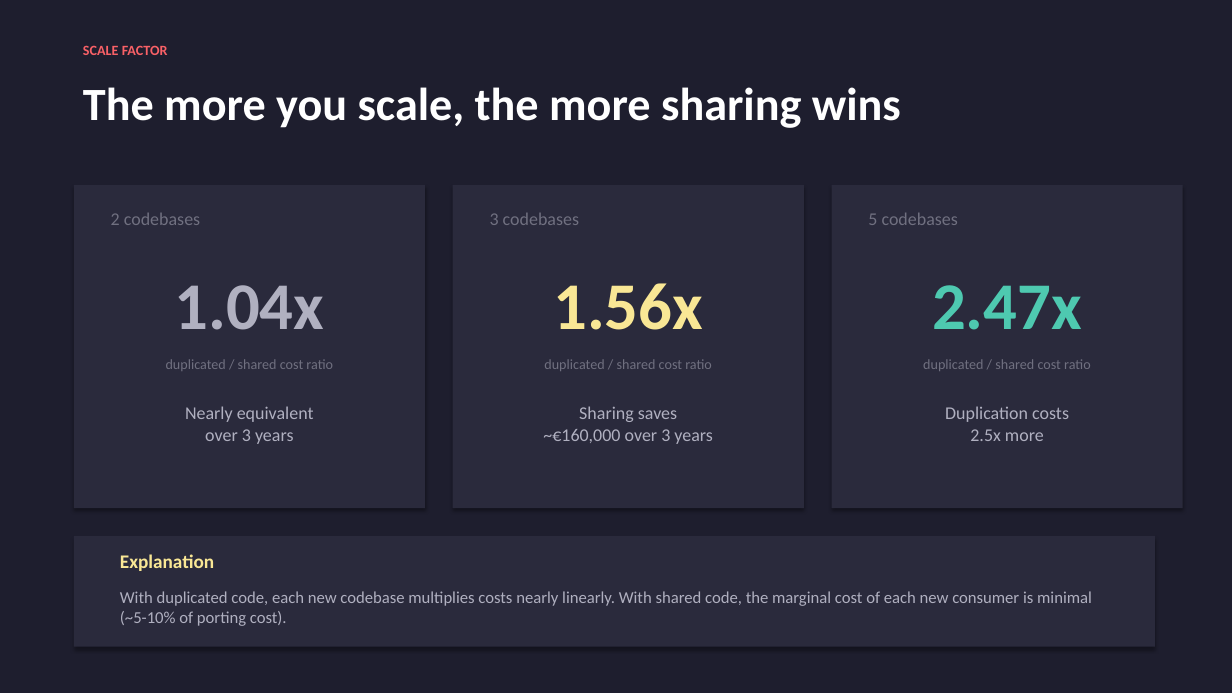
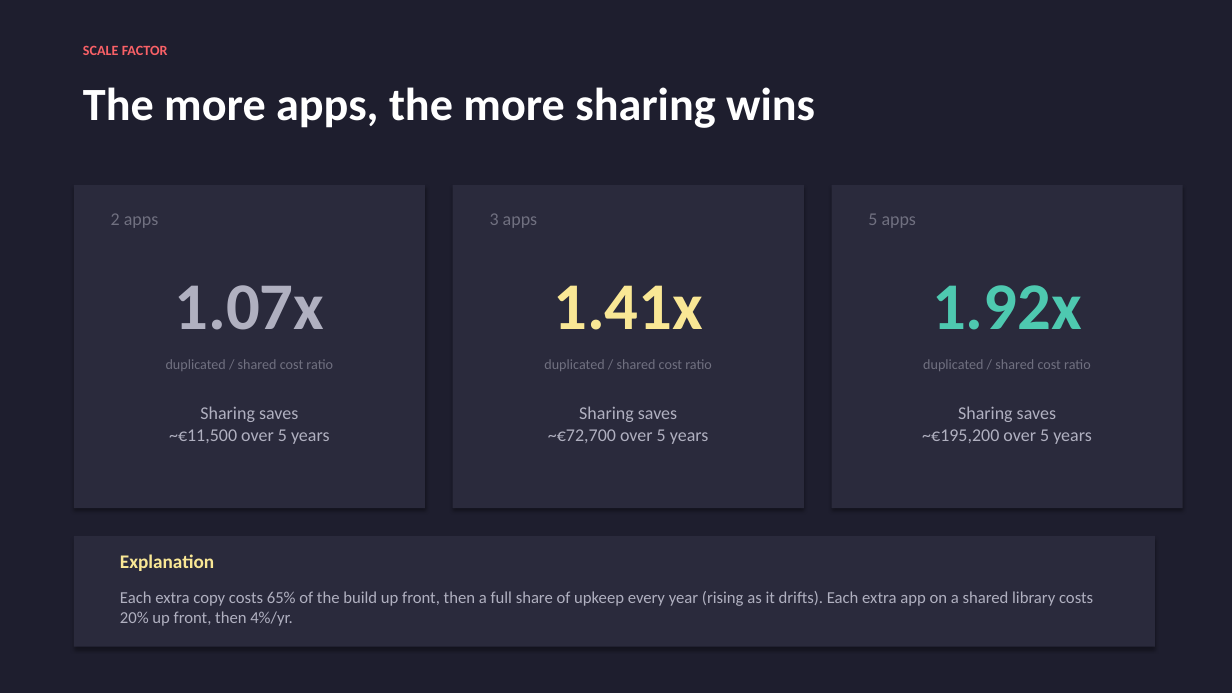
Before and after one commit to xeewi/noMigrationCost, a slide deck: slide 8 of docs/Feature-Cost-Shared-vs-Duplicated.pptx. Drawn at 1232x693 pixels with LibreOffice and Linux fonts; fonts in the diff are those of the drawing. Boxes give left, top, right and bottom in pixels: in the first picture for what was removed or moved away, otherwise in the second. Text is boxed around its words. In the diff, an @@ line names an element or a change of style, - is before the commit and + after.

```diff
--- a/docs/Feature-Cost-Shared-vs-Duplicated.pptx
+++ b/docs/Feature-Cost-Shared-vs-Duplicated.pptx
@@ text at [83,87,815,128]: text changed @@
-The more you scale, the more sharing wins
+The more apps, the more sharing wins
@@ text at [111,213,158,228]: text changed @@
-2 codebases
+2 apps
@@ text at [490,213,537,228]: text changed @@
-3 codebases
+3 apps
@@ text at [868,214,916,228]: text changed @@
-5 codebases
+5 apps
@@ text at [175,285,325,330]: text changed @@
-1.04x
+1.07x
@@ text at [553,285,703,330]: text changed @@
-1.56x
+1.41x
@@ text at [932,285,1082,330]: text changed @@
-2.47x
+1.92x
@@ text at [169,406,329,444]: text changed @@
-Nearly equivalent
-over 3 years
+Sharing saves
+~€11,500 over 5 years
@@ text at [548,406,708,444]: text changed @@
-Sharing saves
-~€160,000 over 3 years
+Sharing saves
+~€72,700 over 5 years
@@ text at [922,406,1091,444]: text changed @@
-Duplication costs
-2.5x more
+Sharing saves
+~€195,200 over 5 years
@@ text at [120,591,1093,626]: text changed @@
-With duplicated code, each new codebase multiplies costs nearly linearly. With shared code, the marginal cost of each new consumer is minimal (~5-10% of porting cost).
+Each extra copy costs 65% of the build up front, then a full share of upkeep every year (rising as it drifts). Each extra app on a shared library costs 20% up front, then 4%/yr.
```
Also in this commit, not shown: 9 other slides changed, 2 slides added, 2 slides removed, 4 other files.
